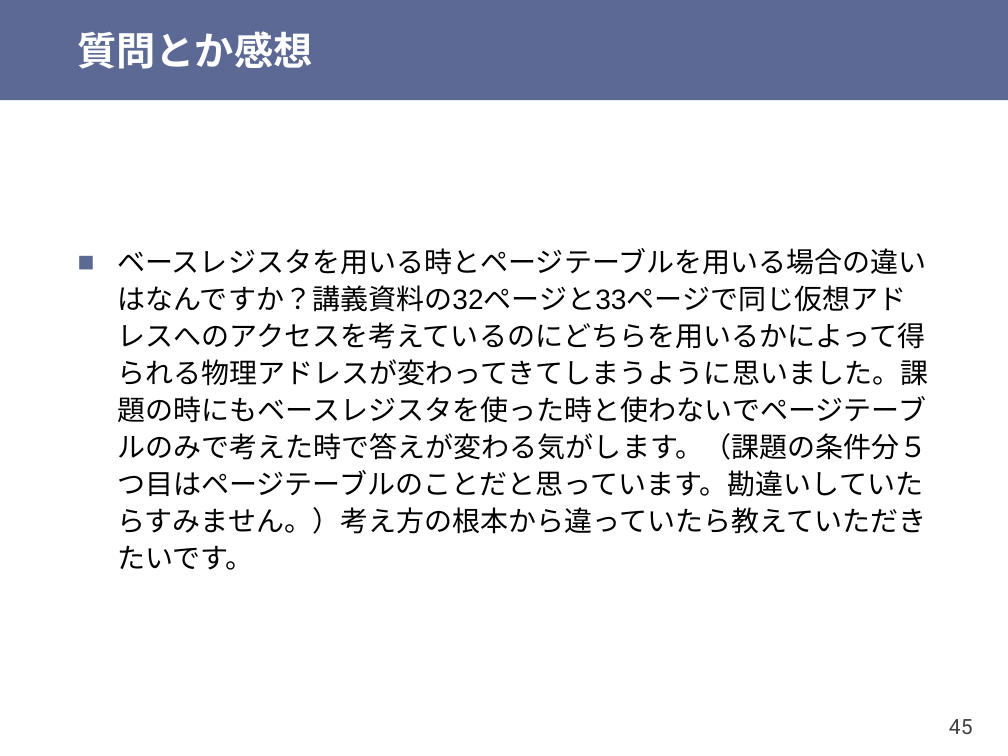
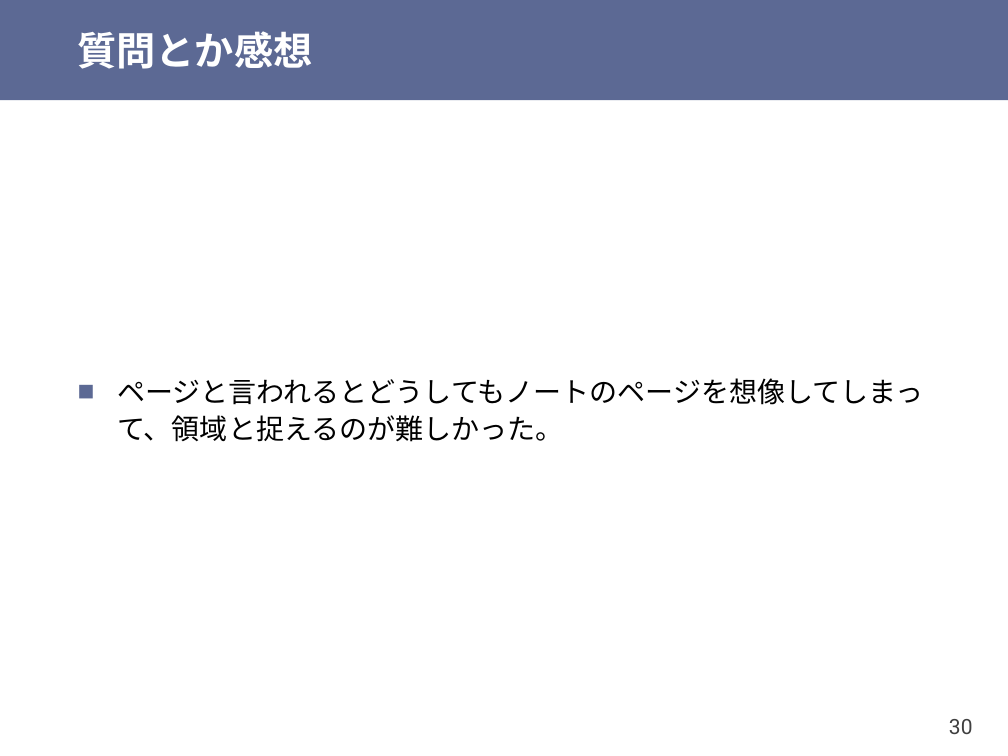
Before and after one commit to shioyadan/otya-computer-architecture-i, a slide deck: slide 30 of cai-shioya-12.pptx (slide 45 before the commit). Drawn at 1008x756 pixels with LibreOffice and Linux fonts; fonts in the diff are those of the drawing. Boxes give left, top, right and bottom in pixels: in the first picture for what was removed or moved away, otherwise in the second. Text is boxed around its words. In the diff, an @@ line names an element or a change of style, - is before the commit and + after.

```diff
--- a/cai-shioya-12.pptx
+++ b/cai-shioya-12.pptx
@@ text at [117,378,924,442]: text changed; font Arial to Noto Sans CJK JP @@
-■ ベースレジスタを用いる時とページテーブルを用いる場合の違いはなんですか？講義資料の32ページと33ページで同じ仮想アドレスへのアクセスを考えているのにどちらを用いるかによって得られる物理アドレスが変わってきてしまうように思いました。課題の時にもベースレジスタを使った時と使わないでページテーブルのみで考えた時で答えが変わる気がします。（課題の条件分５つ目はページテーブルのことだと思っています。勘違いしていたらすみません。）考え方の根本から違っていたら教えていただきたいです。
+■ ページと言われるとどうしてもノートのページを想像してしまって、領域と捉えるのが難しかった。
@@ page number at [949,719,973,734]: text changed @@
-45
+30
```
Also in this commit, not shown: 21 other slides changed, 2 slides added, 15 slides removed, 1 other file.
